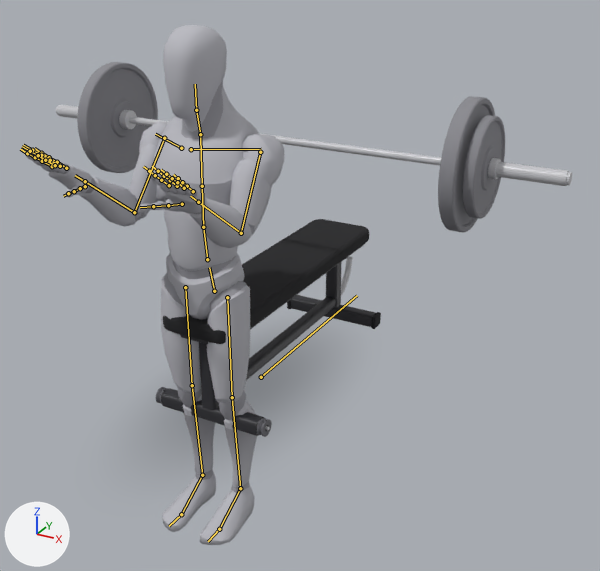
The glTF model app/src/main/assets/mannequins/close_grip_bench_press.glb, before and after one commit.
One viewpoint serves both versions: a camera (50 mm lens) standing at (1.57, -2.52, 1.71) and looking at (0.18, -0.01, 0.45). Every picture has the same lights, and +X, +Y and +Z are marked at lower left. The first picture is the older version. Both versions are drawn at frame 11 of the action 'lowering'; the numbers are the values there. The bones that change, and the others that lie on the model, are drawn over the model as lines.

In view in the first picture: 'barbell_0', 'barbell_10', 'barbell_11', 'barbell_4', 'barbell_8', 'bench_1', 'bench_14', 'bench_4', 'bench_6', 'bench_7', 'body', 'body_1' and 10 more.
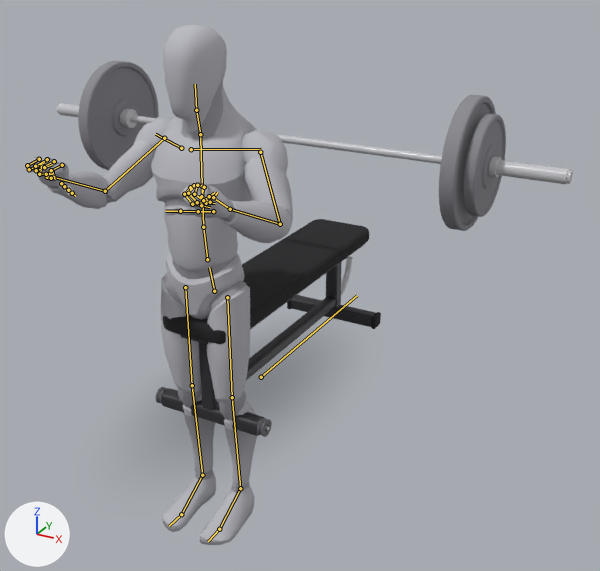
ob_barbell is not drawn itself; it is the parent of ob_barbell_0, ob_barbell_1, ob_barbell_2, ob_barbell_3, ob_barbell_4, ob_barbell_5, ob_barbell_6, ob_barbell_7.

The change in detail:
Bone 'upperarm_l' (bone_upperarm_l) turns from (36, -2, -86) to (34, -11, -55) degrees about its own x, y and z.
Bone 'lowerarm_l' (bone_lowerarm_l) turns from (90, 1, 85) to (81, 9, 45) degrees about its own x, y and z.
Bone 'hand_l' (bone_hand_l) turns from (-1, 0, 0) to (35, 2, 20) degrees about its own x, y and z.
Bone 'index_01_l' (bone_index_01_l) turns from (0, 0, 0) to (56, 20, -36) degrees about its own x, y and z.
Bone 'index_02_l' (bone_index_02_l) turns from (0, 0, 0) to (60, 22, -38) degrees about its own x, y and z.
Bone 'index_03_l' (bone_index_03_l) turns from (0, 0, 0) to (45, 13, -30) degrees about its own x, y and z.
Bone 'middle_01_l' (bone_middle_01_l) turns from (0, 0, 0) to (58, 21, -37) degrees about its own x, y and z.
Bone 'middle_02_l' (bone_middle_02_l) turns from (0, 0, 0) to (62, 24, -38) degrees about its own x, y and z.
Bone 'middle_03_l' (bone_middle_03_l) turns from (0, 0, 0) to (46, 13, -31) degrees about its own x, y and z.
Bone 'pinky_01_l' (bone_pinky_01_l) turns from (0, 0, 0) to (67, 27, -40) degrees about its own x, y and z.
Bone 'pinky_02_l' (bone_pinky_02_l) turns from (0, 0, 0) to (71, 30, -42) degrees about its own x, y and z.
Bone 'pinky_03_l' (bone_pinky_03_l) turns from (0, 0, 0) to (53, 18, -34) degrees about its own x, y and z.
Bone 'ring_01_l' (bone_ring_01_l) turns from (0, 0, 0) to (65, 26, -40) degrees about its own x, y and z.
Bone 'ring_02_l' (bone_ring_02_l) turns from (0, 0, 0) to (69, 29, -41) degrees about its own x, y and z.
Bone 'ring_03_l' (bone_ring_03_l) turns from (0, 0, 0) to (52, 17, -34) degrees about its own x, y and z.
Bone 'upperarm_r' (bone_upperarm_r) turns from (36, 2, 86) to (34, 11, 55) degrees about its own x, y and z.
Bone 'lowerarm_r' (bone_lowerarm_r) turns from (90, -1, -85) to (81, -9, -45) degrees about its own x, y and z.
Bone 'hand_r' (bone_hand_r) turns from (-1, 0, 0) to (35, -2, -20) degrees about its own x, y and z.
Bone 'index_01_r' (bone_index_01_r) turns from (0, 0, 0) to (56, -20, 36) degrees about its own x, y and z.
Bone 'index_02_r' (bone_index_02_r) turns from (0, 0, 0) to (60, -22, 38) degrees about its own x, y and z.
Bone 'index_03_r' (bone_index_03_r) turns from (0, 0, 0) to (45, -13, 30) degrees about its own x, y and z.
Bone 'middle_01_r' (bone_middle_01_r) turns from (0, 0, 0) to (58, -21, 37) degrees about its own x, y and z.
Bone 'middle_02_r' (bone_middle_02_r) turns from (0, 0, 0) to (62, -24, 38) degrees about its own x, y and z.
Bone 'middle_03_r' (bone_middle_03_r) turns from (0, 0, 0) to (46, -13, 31) degrees about its own x, y and z.
Bone 'pinky_01_r' (bone_pinky_01_r) turns from (0, 0, 0) to (67, -27, 40) degrees about its own x, y and z.
Bone 'pinky_02_r' (bone_pinky_02_r) turns from (0, 0, 0) to (71, -30, 42) degrees about its own x, y and z.
Bone 'pinky_03_r' (bone_pinky_03_r) turns from (0, 0, 0) to (53, -18, 34) degrees about its own x, y and z.
Bone 'ring_01_r' (bone_ring_01_r) turns from (0, 0, 0) to (65, -26, 40) degrees about its own x, y and z.
Bone 'ring_02_r' (bone_ring_02_r) turns from (0, 0, 0) to (69, -29, 41) degrees about its own x, y and z.
Bone 'ring_03_r' (bone_ring_03_r) turns from (0, 0, 0) to (52, -17, 34) degrees about its own x, y and z.

Location of each change, [x1, y1, x2, y2] in pixels of the pictures (600 x 571 px):
'body', posed: before [26, 25, 284, 545]; after [26, 25, 293, 545]
'barbell_4', posed: before [77, 62, 158, 173]; after [78, 61, 159, 170]
'barbell_10', posed: before [438, 96, 495, 232]; after [439, 95, 496, 231]
'body_1', posed: before [34, 80, 249, 493]; after [27, 80, 249, 493]
'barbell_11', posed: before [462, 115, 505, 219]; after [463, 113, 506, 217]
'barbell_0', posed: before [129, 116, 441, 166]; after [130, 115, 442, 164]
'barbell_8', posed: before [488, 162, 569, 186]; after [488, 160, 570, 185]
'barbell_2', posed: before [57, 105, 78, 119]; after [58, 103, 79, 117]
'barbell_1', posed: before [119, 110, 137, 129]; after [120, 109, 138, 128]
'barbell_12', posed: before [488, 158, 501, 179]; after [489, 156, 502, 178]
'barbell_9', posed: before [566, 172, 572, 185]; after [566, 170, 573, 184]
bone 'upperarm_l', root to tip: before (260, 152) to (241, 233); after (260, 152) to (280, 224)
bone 'lowerarm_l', root to tip: before (241, 233) to (198, 202); after (280, 224) to (230, 209)
bone 'hand_l', root to tip: before (198, 202) to (190, 196); after (230, 209) to (216, 199)
bone 'index_01_l', root to tip: before (169, 185) to (161, 180); after (190, 187) to (184, 194)
bone 'index_02_l', root to tip: before (161, 180) to (155, 175); after (184, 194) to (192, 204)
bone 'index_03_l', root to tip: before (155, 175) to (149, 171); after (192, 204) to (201, 205)
bone 'middle_01_l', root to tip: before (177, 186) to (170, 180); after (194, 185) to (188, 193)
bone 'middle_02_l', root to tip: before (170, 180) to (164, 176); after (188, 193) to (197, 202)
bone 'middle_03_l', root to tip: before (164, 176) to (158, 171); after (197, 202) to (206, 203)
bone 'pinky_01_l', root to tip: before (193, 191) to (187, 186); after (204, 187) to (201, 196)
bone 'pinky_02_l', root to tip: before (187, 186) to (182, 182); after (201, 196) to (210, 202)
bone 'pinky_03_l', root to tip: before (182, 182) to (178, 178); after (210, 202) to (213, 197)
bone 'ring_01_l', root to tip: before (184, 188) to (177, 182); after (197, 185) to (194, 194)
bone 'ring_02_l', root to tip: before (177, 182) to (172, 178); after (194, 194) to (203, 200)
bone 'ring_03_l', root to tip: before (172, 178) to (166, 174); after (203, 200) to (209, 196)
bone 'upperarm_r', root to tip: before (164, 138) to (134, 212); after (164, 138) to (105, 191)
bone 'lowerarm_r', root to tip: before (134, 212) to (85, 181); after (105, 191) to (53, 177)
bone 'hand_r', root to tip: before (85, 181) to (75, 175); after (53, 177) to (53, 170)
bone 'index_01_r', root to tip: before (66, 168) to (57, 162); after (62, 165) to (51, 170)
bone 'index_02_r', root to tip: before (57, 162) to (49, 157); after (51, 170) to (47, 177)
bone 'index_03_r', root to tip: before (49, 157) to (41, 153); after (47, 177) to (51, 178)
bone 'middle_01_r', root to tip: before (60, 166) to (50, 160); after (54, 161) to (42, 167)
bone 'middle_02_r', root to tip: before (50, 160) to (41, 155); after (42, 167) to (39, 174)
bone 'middle_03_r', root to tip: before (41, 155) to (32, 150); after (39, 174) to (46, 174)
bone 'pinky_01_r', root to tip: before (52, 166) to (42, 161); after (39, 159) to (27, 165)
bone 'pinky_02_r', root to tip: before (42, 161) to (35, 157); after (27, 165) to (29, 169)
bone 'pinky_03_r', root to tip: before (35, 157) to (27, 153); after (29, 169) to (37, 166)
bone 'ring_01_r', root to tip: before (55, 165) to (45, 160); after (47, 159) to (35, 166)
bone 'ring_02_r', root to tip: before (45, 160) to (38, 155); after (35, 166) to (36, 170)
bone 'ring_03_r', root to tip: before (38, 155) to (30, 151); after (36, 170) to (44, 167)
